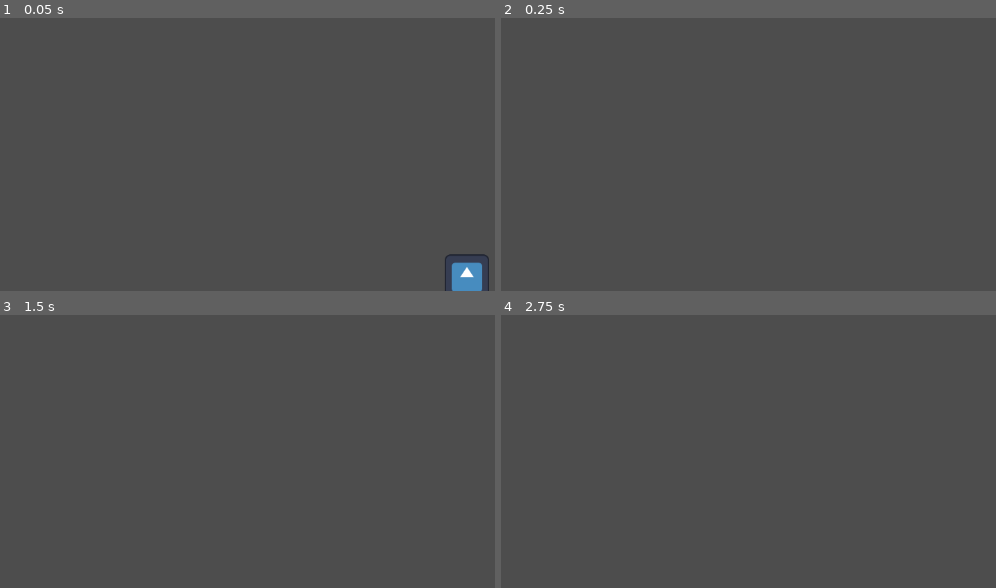
Above: before the commit, frames 1-4 (two rows, left to right).
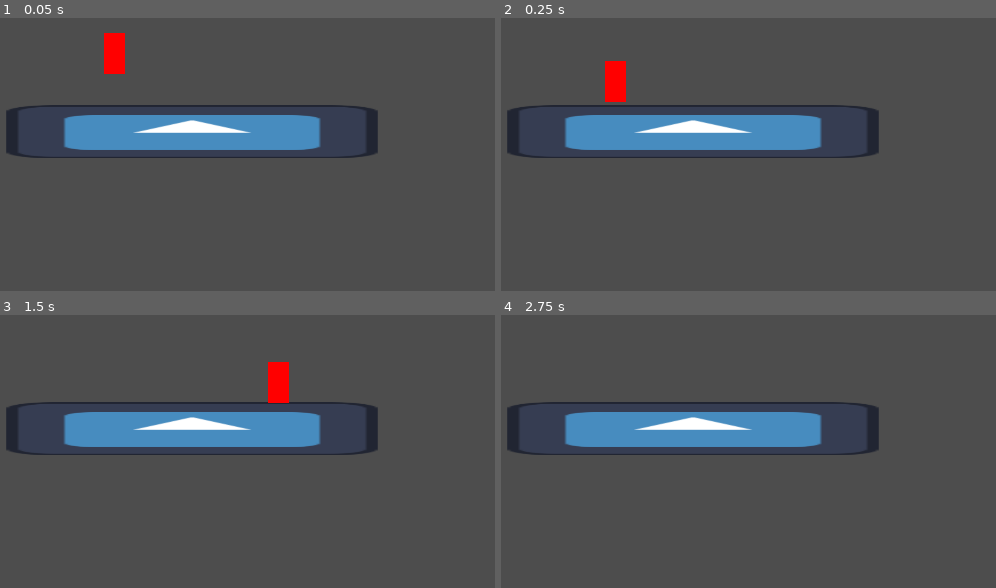
Above: after the commit, the same moments.

Repository: SkyanSam/steampunkludumdare56
Game: Godot game, scene res://Game.tscn
The game is run twice, just before and just after one commit, with the same random seed, the same clock (stepped at 60 frames per second) and the same inputs. The project has no main scene, so this scene is started directly. The engine's default icon, where the game draws it, is replaced by a stand-in: a white triangle on a blue panel in a dark square. Sound files missing from this copy of the repository are replaced by a short silence.
Inputs:
- Up to frame 1 (0.05 s): no input
- Up to frame 2 (0.25 s): no input
- Up to frame 3 (1.5 s): tap Enter at 0.5 s; hold Right (ui_right) from 0.53 s (still down); tap K (rhythm, bound only after the commit) at 0.6, 1.35 s; tap Up (ui_up) at 0.77 s
- Up to frame 4 (2.75 s): tap Up (ui_up) at 1.52 s; release Right (ui_right) at 2.03 s; hold Left (ui_left) from 2.03 s (still down); tap K (rhythm, bound only after the commit) at 2.1 s

The runs differ from the first frame. In frame 1, 10% of the frame differs, in the area x 1-99%, y 5-100%; in frame 2, 9.2%; in frame 3, 9.2%; in frame 4, 8.5%.

Commit message:
player movement accel decel x axis

Diff:
--- a/Game.tscn
+++ b/Game.tscn
@@ -1,7 +1,9 @@
-[gd_scene load_steps=4 format=3 uid="uid://ca1nri80ulxw4"]
+[gd_scene load_steps=6 format=3 uid="uid://ca1nri80ulxw4"]
 
 [ext_resource type="Texture2D" uid="uid://dppw2da87va6l" path="res://icon.svg" id="1_yey56"]
 [ext_resource type="PackedScene" uid="uid://dtli3ghkqdhc6" path="res://Player.tscn" id="2_h5p63"]
+[ext_resource type="AudioStream" uid="uid://d3eyvdarw3a4w" path="res://Mustard - Ballin’.mp3" id="3_pheeu"]
+[ext_resource type="Script" path="res://RhythmManager.gd" id="4_nphqd"]
 
 [sub_resource type="RectangleShape2D" id="RectangleShape2D_q1hce"]
 size = Vector2(893.5, 128)
@@ -23,3 +25,9 @@
 position = Vector2(413, 295)
 
 [node name="Camera2D" type="Camera2D" parent="."]
+position = Vector2(572, 330)
+
+[node name="AudioStreamPlayer2D" type="AudioStreamPlayer2D" parent="."]
+stream = ExtResource("3_pheeu")
+volume_db = -80.0
+script = ExtResource("4_nphqd")
--- a/Player.gd
+++ b/Player.gd
@@ -1,6 +1,8 @@
 extends CharacterBody2D
 
 @export var speed: int = 1200
+@export var accel: int = 1000;
+@export var decel: int = 2000;
 @export var jump_speed: int = -3000
 @export var gravity: int = 4000
 @export var falling_gravity: int = 6000;
@@ -8,19 +10,26 @@
 
 var vel = Vector2.ZERO
 
-func get_input():
-	vel.x = 0
+func get_input(delta: float):
 	#if ui_right is pressed, velocity is increased to the right and sprite is flipped
 	if Input.is_action_pressed("ui_right"):
-		vel.x += speed
+		vel.x += accel * delta
 		#$AnimatedSprite2D.flip_h = false
 	#if ui_right is pressed, velocity is increased to the left and sprite is flipped
-	if Input.is_action_pressed("ui_left"):
-		vel.x -= speed
+	elif Input.is_action_pressed("ui_left"):
+		vel.x -= accel * delta
+	elif vel.x > 0:
+		vel.x -= decel * delta
+	elif vel.x < 0:
+		vel.x += decel * delta
 		#$AnimatedSprite2D.flip_h = true
+	if (vel.x > speed):
+		vel.x = speed
+	if (vel.x < -speed):
+		vel.x = -speed
 
 func _physics_process(delta):
-	get_input()
+	get_input(delta)
 
 	if (vel.y > 0):
 		vel.y += gravity * delta
--- a/Player.tscn
+++ b/Player.tscn
@@ -1,18 +1,22 @@
 [gd_scene load_steps=4 format=3 uid="uid://dtli3ghkqdhc6"]
 
-[ext_resource type="Texture2D" uid="uid://dppw2da87va6l" path="res://icon.svg" id="1_fb0kj"]
 [ext_resource type="Script" path="res://Player.gd" id="2"]
+[ext_resource type="Texture2D" uid="uid://jivk770rv0x2" path="res://player_ratio.png" id="2_451ms"]
 
 [sub_resource type="RectangleShape2D" id="RectangleShape2D_pxys3"]
-size = Vector2(64, 64)
+size = Vector2(51, 99)
 
 [node name="CharacterBody2D" type="CharacterBody2D"]
 script = ExtResource("2")
+speed = 600
+jump_speed = -1500
+gravity = 2000
+falling_gravity = 3000
 
 [node name="Sprite2D" type="Sprite2D" parent="."]
 scale = Vector2(0.5, 0.5)
-texture = ExtResource("1_fb0kj")
+texture = ExtResource("2_451ms")
 
 [node name="CollisionShape2D" type="CollisionShape2D" parent="."]
-position = Vector2(-0.5, 0)
+position = Vector2(0.5, -0.5)
 shape = SubResource("RectangleShape2D_pxys3")
--- /dev/null
+++ b/RhythmManager.gd
@@ -0,0 +1,28 @@
+extends AudioStreamPlayer2D
+
+@export var BPM = 148
+@export var offset_seconds = 0.0
+@export var timing_window = 0.07
+
+var beat_time = 0.0
+# Called when the node enters the scene tree for the first time.
+func _ready() -> void:
+	beat_time = compute_beat_time()
+	play()
+
+
+# Called every frame. 'delta' is the elapsed time since the previous frame.
+func _process(delta: float) -> void:
+	if (Input.is_action_just_pressed("rhythm")):
+		is_within_timing_window(delta)
+
+func compute_beat_time():
+	return (60.0 / BPM)
+
+func is_within_timing_window(delta: float):
+	var seconds_to_beat = abs(fmod(get_playback_position() - offset_seconds, beat_time))
+	var seconds_to_beat_2 = abs(seconds_to_beat - beat_time)
+	if (seconds_to_beat_2 < seconds_to_beat):
+		seconds_to_beat = seconds_to_beat_2
+	print(str(seconds_to_beat < timing_window) + ", " + str(seconds_to_beat))
+	return (seconds_to_beat <= timing_window || seconds_to_beat <= 1.5 * delta)
--- a/project.godot
+++ b/project.godot
@@ -14,6 +14,19 @@
 config/features=PackedStringArray("4.3", "Forward Plus")
 config/icon="res://icon.svg"
 
+[display]
+
+window/size/viewport_width=1920
+window/size/viewport_height=1080
+
 [dotnet]
 
 project/assembly_name="SteampunkLudumDare56"
+
+[input]
+
+rhythm={
+"deadzone": 0.5,
+"events": [Object(InputEventKey,"resource_local_to_scene":false,"resource_name":"","device":-1,"window_id":0,"alt_pressed":false,"shift_pressed":false,"ctrl_pressed":false,"meta_pressed":false,"pressed":false,"keycode":0,"physical_keycode":75,"key_label":0,"unicode":107,"location":0,"echo":false,"script":null)
+]
+}
Not shown, added: Mustard - Ballin’.mp3.import
Not shown, added: Porter Robinson - Cheerleader.mp3.import
Binary file added: player_ratio.png
Not shown, added: player_ratio.png.import
Not shown, added: Mustard - Ballin’.mp3
Not shown, added: Porter Robinson - Cheerleader.mp3
